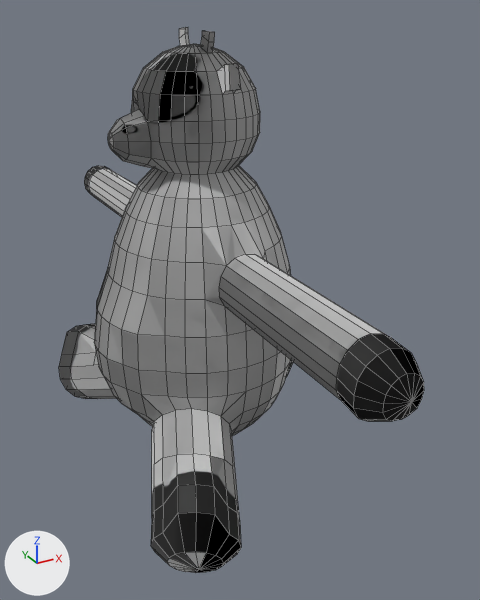
Renders of the Blender file src/Assets/mooey/mooey.blend from each side of a commit.
Camera for both pictures: a 50 mm lens placed at (-2.72, -5.82, 4.54), pointed at (0.33, -0.26, 1.77). The lights are fixed; the arrows at lower left show +X, +Y and +Z. Mesh edges are drawn as thin lines.

The first picture shows 'Mooey'.
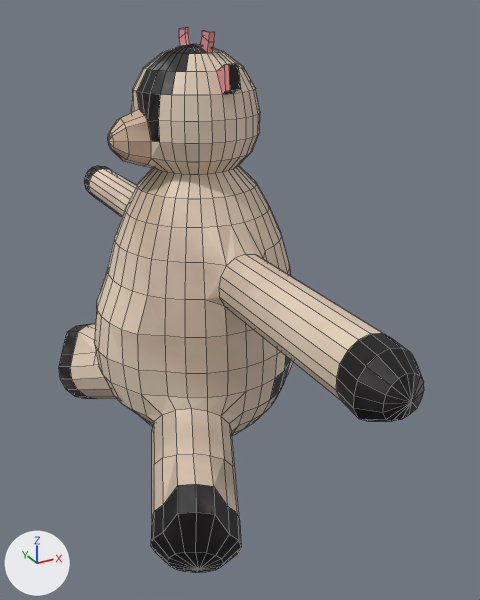
What changed in the scene script:
```text
Add img_mouth_png:
    img_mouth_png = load_image('mouth.png', 'mouth.png', 256, 256, 'sRGB')
Add img_black_fur_png:
    img_black_fur_png = load_image('black-fur.png', 'black-fur.png', 256, 256, 'sRGB')
Add img_white_fur_png:
    img_white_fur_png = load_image('white-fur.png', 'white-fur.png', 256, 256, 'sRGB')
Add mat_ears:
    mat_ears = principled_material('Ears')
    mat_ears.base_color = (0.8, 0.297, 0.303)  # pink #e79496
Add mat_mouth:
    mat_mouth = principled_material('Mouth')
    mat_mouth.texture = img_mouth_png
Add mat_black_fur:
    mat_black_fur = principled_material('Black-Fur')
    mat_black_fur.texture = img_black_fur_png
Add mat_white_fur:
    mat_white_fur = principled_material('White-Fur')
    mat_white_fur.texture = img_white_fur_png
Change me_mooey:
    used by ob_mooey; location = (0.0, 0.0, 0.0)
    remove me_mooey.from_pydata(...)  # 995 vertices, 1036 faces, 18 loose edges; spans x -1.23..1.17, y -3.22..3.43, z -0.18..4.38
    add me_mooey.from_pydata(...)  # 974 vertices, 1032 faces, 3 loose edges; spans x -1.23..1.17, y -3.22..3.43, z -0.18..4.38
    me_mooey part 1
    21 vertices are removed from x -0.56..-0.55, y -0.12..0.13, z 3.74..3.83
    8 faces are deleted
    16 loose edges are deleted
    1 loose edge is added
    2 new faces join them, mat_white_fur (picture img_white_fur_png)
    2 new faces join them, mat_black_fur (picture img_black_fur_png)
    me_mooey part 2: 251 faces spanning x -1.23..1.17, y -3.22..3.43, z -0.18..4.25 switch from mat_material_003 to mat_black_fur (picture img_black_fur_png)
    me_mooey part 3: 719 faces spanning x -1.14..1.17, y -2.75..3.0, z -0.08..4.25 switch from mat_material_003 to mat_white_fur (picture img_white_fur_png)
    me_mooey part 4: 36 faces spanning x -0.86..-0.55, y -0.25..0.25, z 3.2..3.71 switch from mat_material_003 to mat_mouth (picture img_mouth_png)
    me_mooey part 5: 22 faces spanning x 0.0..0.06, y -0.67..0.68, z 3.87..4.38 switch from mat_material_003 to mat_ears (pink #e79495)
```

Boxes [x1, y1, x2, y2] around the edits, measured in the pictures (480 x 600 px):
part 1 of me_mooey, cut back: [132, 90, 150, 121] in both
part 2 of me_mooey, recoloured (grey to black): [59, 44, 424, 573] in both
part 3 of me_mooey, recoloured (grey to beige): [70, 44, 388, 519] in both
part 4 of me_mooey, recoloured (grey to beige): [108, 109, 151, 166] in both
part 5 of me_mooey, recoloured (grey to pink): [179, 27, 230, 94] in both
